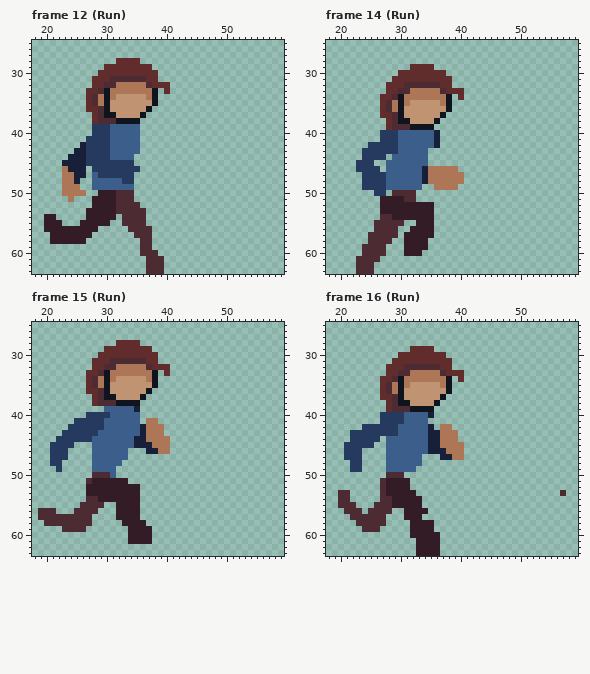
One commit to this pixel-art file: ArcadePrototype/Assets/Art/Main/Apollo/Apollo.aseprite. The picture above is the old version.
64x64 pixels, 55 frames. Shown: frame 12 (Run): x 18..59, y 25..63; frame 14 (Run): x 18..59, y 25..63; frame 15 (Run): x 18..59, y 25..63; frame 16 (Run): x 18..59, y 25..63. The commit also changed other frames, which this record leaves out.
New version:
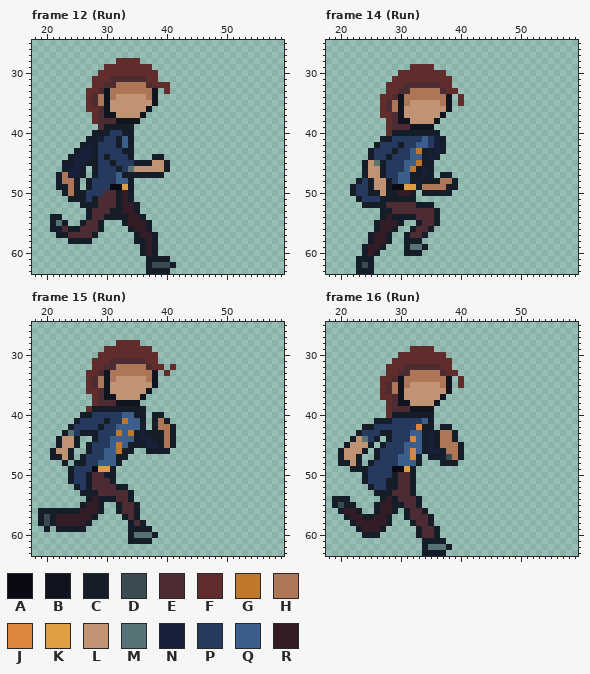
Palette (. is transparent): A #090a14  B #10141f  C #151d28  D #394a50  E #4d2b32  F #602c2c  G #be772b  H #ad7757  J #da863e  K #de9e41  L #c09473  M #577277  N #172038  P #253a5e  Q #3c5e8b  R #341c27
What changed:
Changed rows in their new state; - is an unchanged pixel.
Frame 12 (Run):
first column x 20:
39 --------.ECCCCC.------
40 --------CCCPPCC.------
41 -------CCN-PC-C.------
42 ------CNC--PC-C.------
43 -----C-NC--PPCC.------
44 ----C--NC-CPPPC---CC--
45 ---CC--CC--C---CCCLLC-
46 ---C--C-C---C-MLLLLLC-
47 --C-N-C-C---QCCCCCCC--
48 --C--C-CPPPP-QC-------
49 --CC-C-CPPPAAKC-------
50 ---C-CCPPPEECRC-------
51 ----CCCPCEEECRC-------
52 ------CCCEEECRRC------
53 -------CEEECCRRC.-----
54 .CC----CEECCCCRRC-----
55 .CMC--CEEC.--CRRRC----
56 .CCECCEEEC----CRRC----
57 -.CCEEEEC------CRRC---
58 -...CCCC-------CCRC---
59 ----------------CRC---
60 ----------------CRC---
61 -----------------CCCC-
62 -----------------CDDDC
63 -----------------CCCC-
Frame 14 (Run):
first column x 40:
33 .
35 F
first column x 22:
40 -----.FCCCCCCCC----
41 -----CC-PPPP-P-C---
42 ---.C---CPP--P-C---
43 --.C---CPP-GCCNC---
44 --.C--CPPP--CNC----
45 -.CLMCPPP--GCC-----
46 -.CLLCPPP-GC-C....-
47 --CLLCPP--CC-C.CC..
48 -C-CLLCP--CNCCC--C.
49 CP-CLLCAAKKCHH--CC-
50 CPPCCLCCRRC-CCCCC--
51 -CPPPCCCCCC--------
52 --CCCCEEEEECCC-----
53 -----CCEEEEEEEC----
54 -----CRCCCCEEEC----
55 ----CRRRC--CEEC----
56 ----CRRC--CEEC-----
57 ---CRRC.-CEEC.-----
58 ---CRRC--CCC.------
59 --CRRC---CMMC------
60 --CRC.---CCC-------
61 -CCC.--------------
62 -CDC---------------
63 -CCC---------------
Frame 15 (Run):
first column x 40:
32 .F
first column x 19:
39 --------FCCCCCCCCC-----
40 -------CC---PP--CC-CC--
41 ------C----CPPG--C.CHC-
42 -----C----CPP----C.C-HC
43 ----CM-CCCPPPG-GC-CCCHC
44 ---CLLC..CPP----C-NCC-C
45 --.CLLC-CPPP-G-CCC-NC-C
46 --CLLC--CPP--GCC--CCCC-
47 --CCLC-CPPP--CC--------
48 --..C-CCPP---C---------
49 ---.-CPPPAKKC----------
50 -----CPPC--CC----------
51 -----CPPCEEEC..--------
52 ------CPCEEEECC..------
53 -------CCCEEEEEC.------
54 --------CRCCCEEC.------
55 -------CRRC--CEEC------
56 CCCCCCCRRRC--CEEC------
57 CDCRRRRRRC---.CEC------
58 CDCRRRRRC-----.CEC-----
59 -C-CCCCC-------CCCC----
60 ---------------CMMMC---
61 ---------------CCCC----
Frame 16 (Run):
first column x 40:
33 .
35 F
first column x 19:
40 --------.FCCCCCCC----------------------
41 -------CCC--PPP-C----------------------
42 -----CC----PPPJCC-CC-------------------
43 ---.C---CC-PP--C-C--C------------------
44 ---CLM-C-CPPPJ-C-C--C------------------
45 --CLLLC-CPPP---C-C---C-----------------
46 -CLLLC-CPPPP-J-C--C--C-----------------
47 -CLLC--CPPP--JC-CC-D-C-----------------
48 -CCLC-CPPPP---C---CCC------------------
49 ---CCCPPPPAAKC-------------------------
50 -----CPPPPC-EC-------------------------
51 -----CPPPCCEEC-------------------------
52 ------CPPCCEEC-------------------------
53 -..----CCCEEEC------------------------.
54 CCC-----CRCEEEC------------------------
55 CDCC---CRRCCEEC------------------------
56 -CRRC-.CRRC-CEEC-----------------------
57 --CRRCCRRC--CEEEC----------------------
58 ---CRRRRRC---CEEC----------------------
59 ----CRRRC----.CEEC---------------------
60 -----CCC-----.CEEC---------------------
61 --------------.CCCC--------------------
62 --------------.CMMMC-------------------
63 --------------.CCCC--------------------
Boxes around the changes in both pictures, in picture pixels (x1, y1, x2, y2):
changed: (44, 124, 176, 274)
changed: (458, 88, 464, 106)
changed: (350, 130, 464, 274)
changed: (164, 364, 176, 370)
changed: (38, 406, 176, 544)
changed: (458, 370, 464, 388)
changed: (332, 412, 464, 556)
erased: (560, 490, 566, 496)
